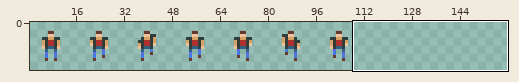
A sprite sheet gets an edit: overworld/src/assets/sprites/hero_sprite_sheets/base_mini_sprite_down.png. Above, an overview of the earlier version with the close-up marked.
Close-up. Old version:
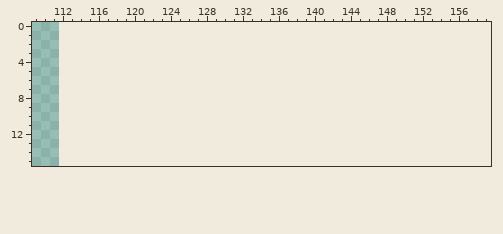
The file is 448x64 pixels, drawn in blocks of 4x4; one block is one cell here. Shown: x 109..159, y 0..15. The old version is drawn lined up with the new one, on the new canvas. The wide view leaves out empty margins.
After:
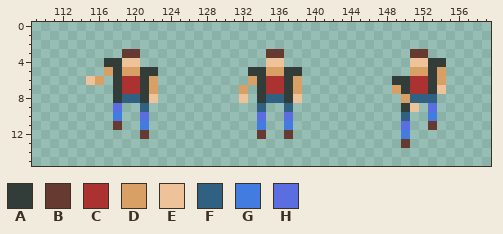
Palette (. is transparent): A #323c39  B #663931  C #ac3232  D #d9a066  E #eec39a  F #306082  G #437ce1  H #5b6ee1
Change:
canvas 112x16 -> 160x16
@@ x 109..159 @@
  2 ...................................................
- 3 ...................................................
- 4 ...................................................
- 5 ...................................................
- 6 ...................................................
- 7 ...................................................
- 8 ...................................................
- 9 ...................................................
-10 ...................................................
-11 ...................................................
-12 ...................................................
-13 ...................................................
+ 3 ..........BB..............BB..............BB.......
+ 4 ........AAEE..............EE..............EEAA.....
+ 5 ........DADDAA..........AADDAA............DDAD.....
+ 6 ......ED.ACCAD..........DACCAD..........AACCAD.....
+ 7 .........ACCAD.........D.ACCAD..........DACCAE.....
+ 8 .........AFFAE.........E.AFFAE...........DFFF......
+ 9 .........H..F............F..F............AE.H......
+10 .........G..H............H..H............F..G......
+11 .........B..G............G..G............H..B......
+12 ............B............B..B............G.........
+13 .........................................B.........
 14 ...................................................
Boxes around the changes in both close-ups, in picture pixels (x1, y1, x2, y2):
added: (86, 49, 158, 139)
added: (239, 49, 302, 139)
added: (392, 49, 446, 148)
